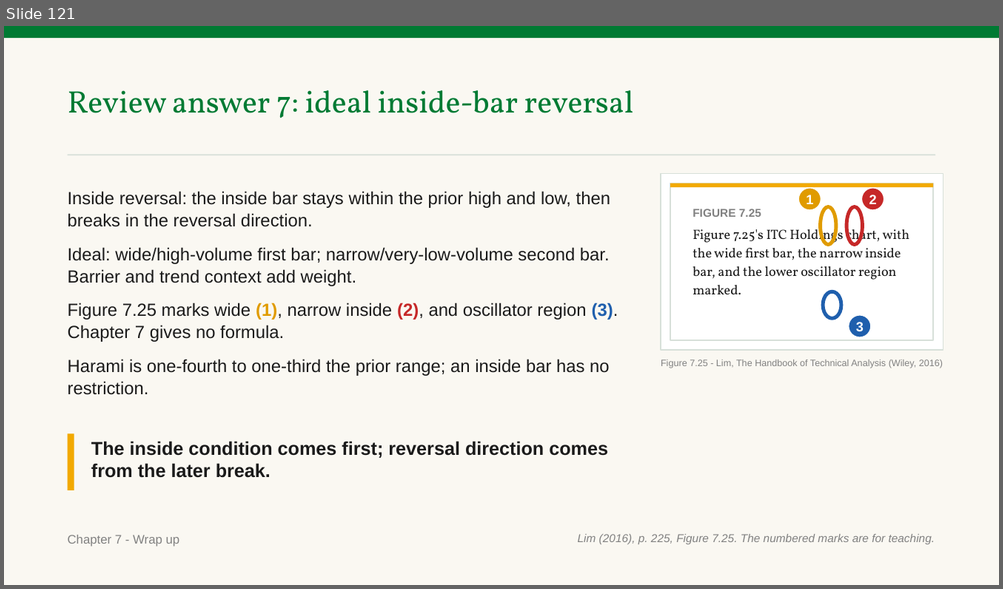
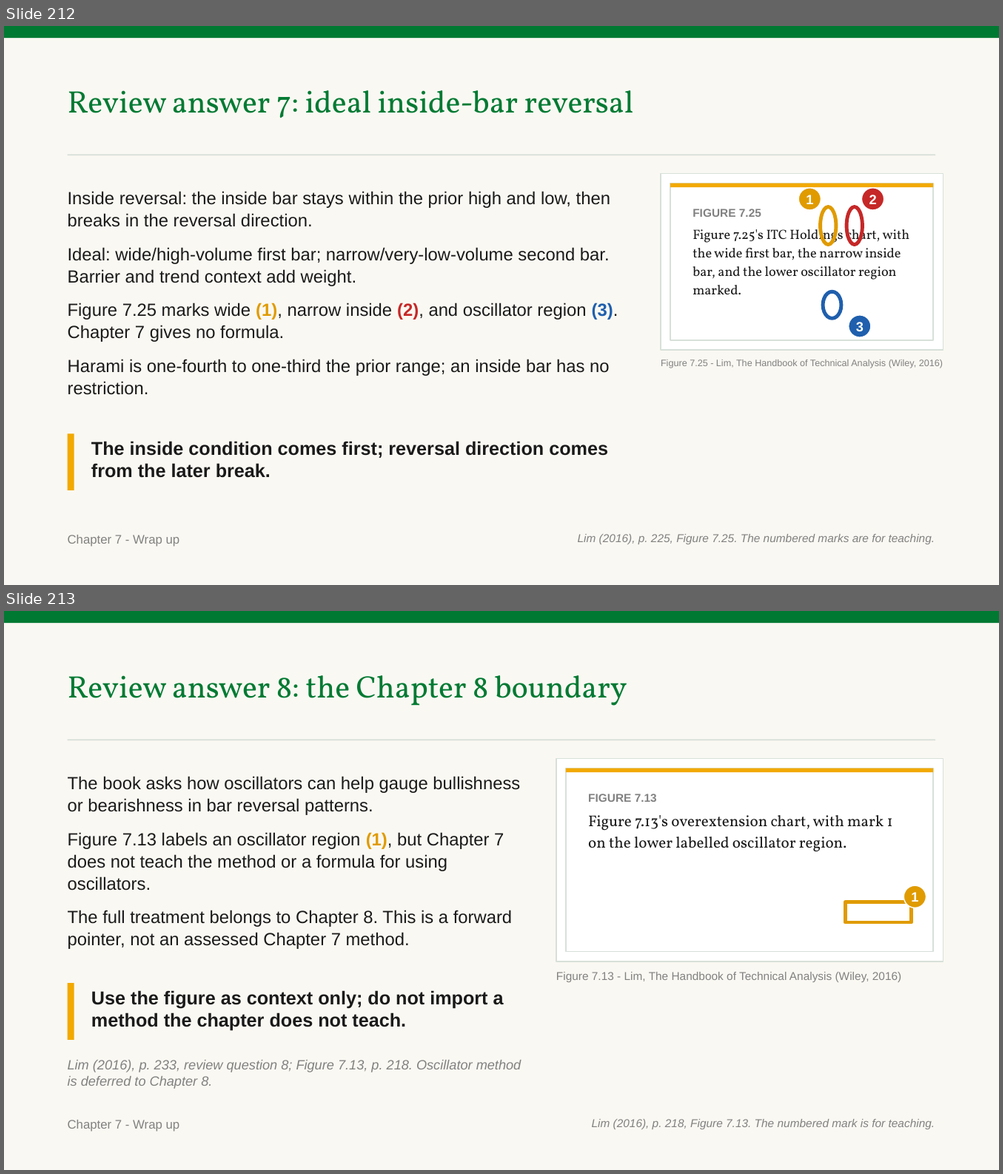
Before and after one commit to benjiesotelo-sudo/Telos_FIN1209, a slide deck: chapter-07/FIN1209-Chapter-07.pptx. Shown one above the other, each under a label of ours: slide 121 before the commit, slides 212 and 213 after it. The pictures are 1003x589 and 1003x1174 pixels, drawn with LibreOffice and Linux fonts; fonts in the diff are those of the drawing. Boxes give left, top, right and bottom in pixels: in the first picture for what was removed or moved away, otherwise in the second. Text is boxed around its words. In the diff, an @@ line names an element or a change of style, - is before the commit and + after.

```diff
--- a/chapter-07/FIN1209-Chapter-07.pptx
+++ b/chapter-07/FIN1209-Chapter-07.pptx
@@ slide 213 added at (4, 611, 999, 1170), background #FFFFFF @@
@@ rectangle added at (4, 611, 999, 1170), fill #FAF8F2 @@
@@ rectangle added at (4, 611, 999, 623), fill #007A33 @@
@@ text added at (68, 675, 627, 706), 30 pt, text #007A33 @@
+Review answer 8: the Chapter 8 boundary
@@ rectangle added at (68, 739, 935, 741), fill #D7E0D9 @@
@@ rectangle added at (556, 759, 942, 962), fill #FFFFFF, outline #D7E0D9 1 pt @@
@@ text added at (68, 776, 520, 949), 17 pt, text #1A1A1A @@
+The book asks how oscillators can help gauge bullishness or bearishness in bar reversal patterns.
+Figure 7.13 labels an oscillator region (1), but Chapter 7 does not teach the method or a formula for using oscillators.
+The full treatment belongs to Chapter 8. This is a forward pointer, not an assessed Chapter 7 method.
@@ rectangle added at (566, 769, 933, 952), fill #FFFFFF, outline #D7E0D9 1 pt @@
@@ rectangle added at (566, 769, 933, 773), fill #F2A900 @@
@@ text added at (588, 794, 893, 852), 15 pt, text #1A1A1A @@
+FIGURE 7.13
+Figure 7.13's overextension chart, with mark 1 on the lower labelled oscillator region.
@@ ellipse added at (904, 886, 926, 908), fill #E09B00, outline #FFFFFF 1 pt, 13 pt, text #FFFFFF, bold @@
+1
@@ rectangle added at (845, 903, 911, 923), outline #E09B00 3.5 pt @@
@@ rectangle added at (68, 983, 74, 1040), fill #F2A900 @@
@@ text added at (556, 972, 901, 982), 11 pt, text #818181 @@
+Figure 7.13 - Lim, The Handbook of Technical Analysis (Wiley, 2016)
@@ text added at (91, 991, 504, 1031), 18 pt, text #1A1A1A, bold @@
+Use the figure as context only; do not import a method the chapter does not teach.
@@ text added at (68, 1060, 521, 1089), 13 pt, text #818181, italic @@
+Lim (2016), p. 233, review question 8; Figure 7.13, p. 218. Oscillator method is deferred to Chapter 8.
@@ text added at (68, 1120, 180, 1132), 12 pt, text #818181 @@
+Chapter 7 - Wrap up
@@ text added at (592, 1119, 935, 1130), 11 pt, text #818181, italic @@
+Lim (2016), p. 218, Figure 7.13. The numbered mark is for teaching.
@@ what was slide 121 is now slide 212 @@
```
Also in this commit, not shown: 8 slides changed, 127 other slides added, 37 slides removed, 2 other files.
